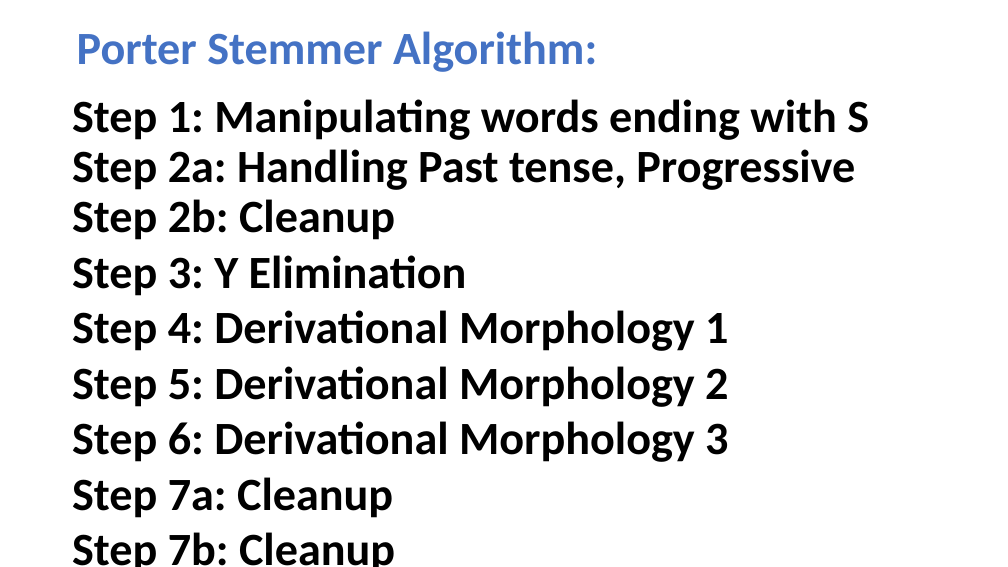
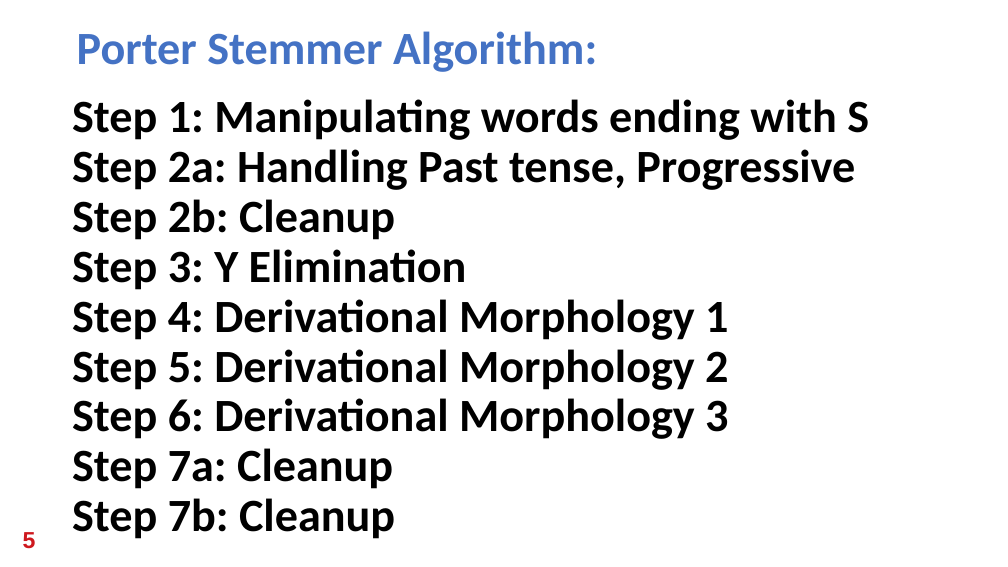
Before and after one commit to HussamHallak/cs834-f17, a slide deck: slide 7 of assignments/P2/Presentation.pptx. Drawn at 1008x567 pixels with LibreOffice and Linux fonts; fonts in the diff are those of the drawing. Boxes give left, top, right and bottom in pixels: in the first picture for what was removed or moved away, otherwise in the second. Text is boxed around its words. In the diff, an @@ line names an element or a change of style, - is before the commit and + after.

```diff
--- a/assignments/P2/Presentation.pptx
+++ b/assignments/P2/Presentation.pptx
@@ text at (72,249,728,539): line spacing 1 to 0.9 @@
@@ text added at (23,532,36,549), 22 pt, text #CE181E, bold @@
+5
```
Also in this commit, not shown: 34 other slides changed, 1 slide added.
